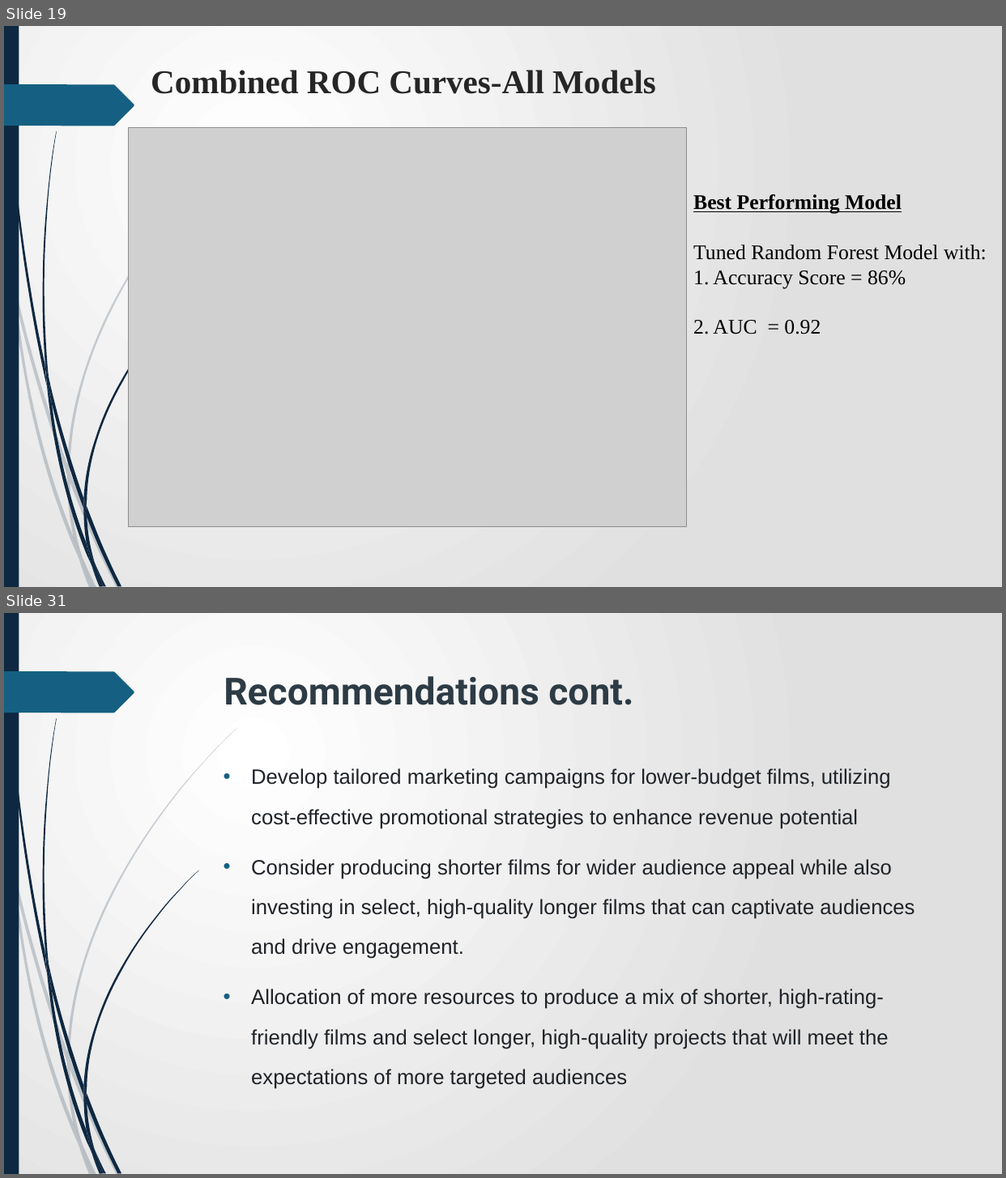
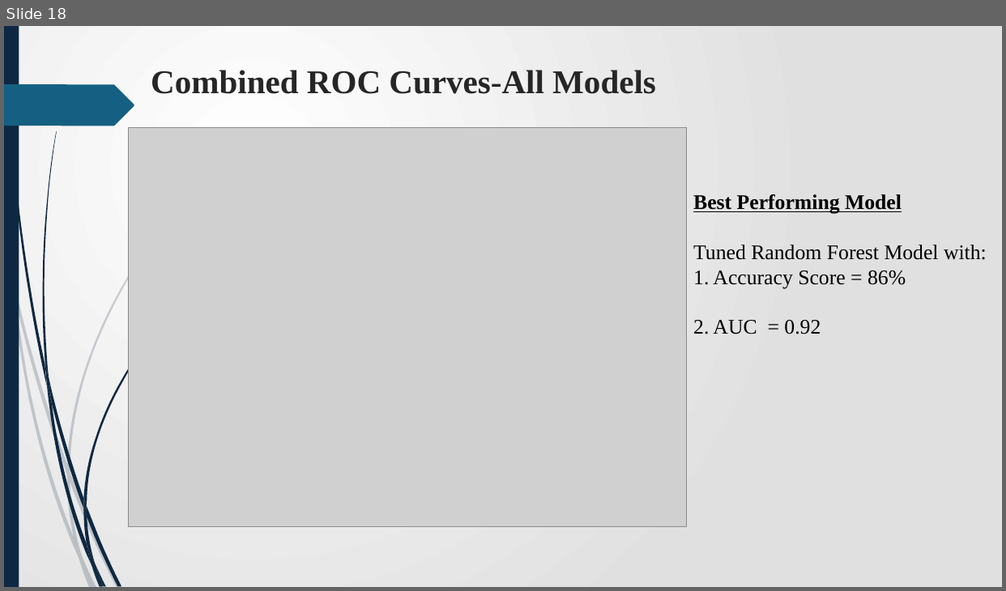
Before and after one commit to James-tech4/JAMES-PHASE-3-DSPT-8-PROJECT, a slide deck: Presentation.pptx. Shown one above the other, each under a label of ours: slides 19 and 31 before the commit, slide 18 after it; the slides between them are not shown. The pictures are 1006x1178 and 1006x591 pixels, drawn with LibreOffice and Linux fonts; fonts in the diff are those of the drawing; grey boxes stand for pictures. Boxes give left, top, right and bottom in pixels: in the first picture for what was removed or moved away, otherwise in the second. Text is boxed around its words. In the diff, an @@ line names an element or a change of style, - is before the commit and + after.

```diff
--- a/Presentation.pptx
+++ b/Presentation.pptx
@@ slide 31 removed at [4, 613, 1002, 1174], background gradient #FFFFFF to #E1E1E1; not listed: 24 template elements that a slide beside it also shows @@
@@ title removed at [224, 676, 633, 705] @@
-Recommendations cont.
@@ text removed at [251, 769, 914, 1089] @@
-• Develop tailored marketing campaigns for lower-budget films, utilizing cost-effective promotional strategies to enhance revenue potential
-• Consider producing shorter films for wider audience appeal while also investing in select, high-quality longer films that can captivate audiences and drive engagement.
-• Allocation of more resources to produce a mix of shorter, high-rating-friendly films and select longer, high-quality projects that will meet the expectations of more targeted audiences
@@ what was slide 19 is now slide 18 @@
```
Also in this commit, not shown: 4 slides changed, 2 slides added, 14 other slides removed.
